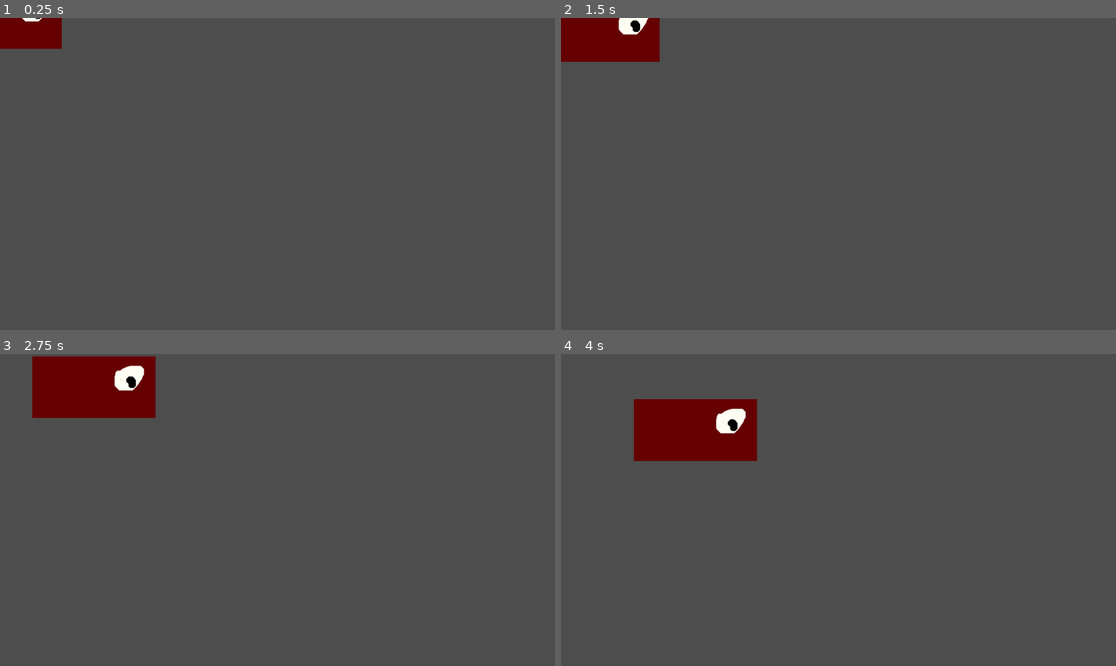
Above: before the commit, frames 1-4 (two rows, left to right).
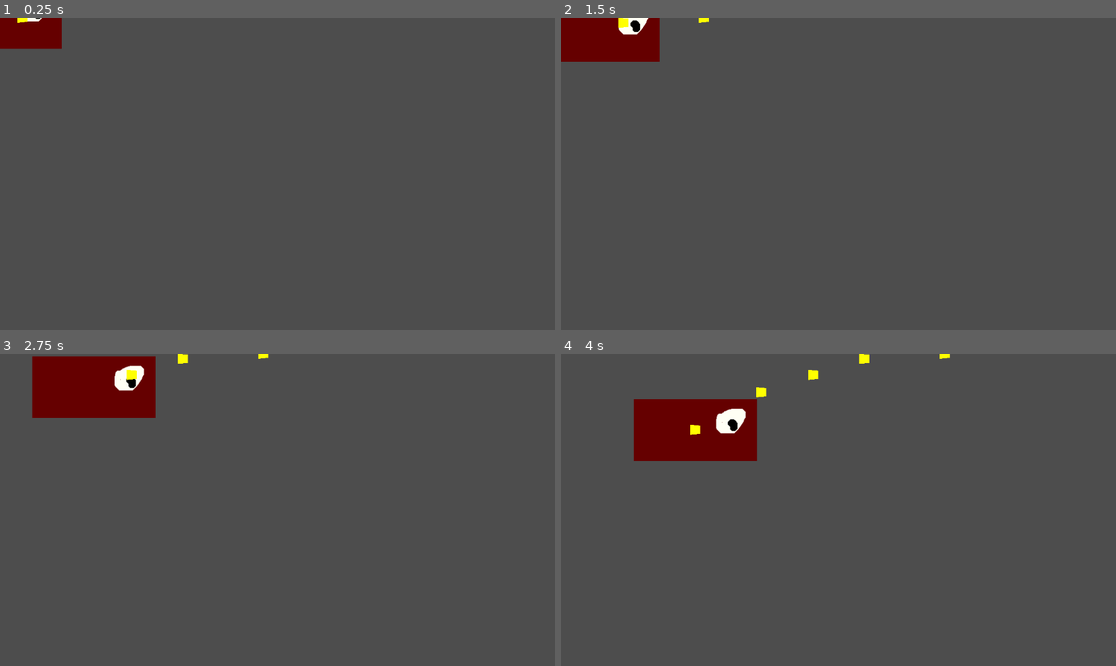
Above: after the commit, the same moments.

Repository: deutschundfranke/survivius
Game: Godot game, scene res://space.tscn
Two runs of this game, one before a commit and one after it. Both use one fixed random seed, a clock stepped at 60 frames per second and the inputs below.
Inputs (mouse positions are in pixels of both pictures, inside the frame that each line leads up to):
- Up to frame 1 (0.25 s): no input
- Up to frame 2 (1.5 s): tap Enter at 0.5 s; move the mouse to (960, 158) at 0.52 s; hold Up (up) 0.53-1.28 s; click (960, 158) at 0.67 s; move the mouse to (727, 189) at 1.27 s; hold Down (down) from 1.28 s (still down)
- Up to frame 3 (2.75 s): move the mouse to (333, 441) at 2.02 s; release Down (down) at 2.03 s; hold Up (up) from 2.03 s (still down)
- Up to frame 4 (4 s): move the mouse to (810, 572) at 2.77 s; click (810, 572) at 2.92 s; move the mouse to (1005, 556) at 3.52 s; release Up (up) at 3.53 s; hold Down (down) from 3.53 s (still down)

The runs differ from the first frame. In frame 1, less than 0.1% of the frame differs, in the area x 3-6%, y 0-2%; in frame 2, less than 0.1%; in frame 3, 0.1%; in frame 4, 0.3%, in the area x 23-71%, y 0-27%.

Commit message:
First weapons and music

Diff:
--- /dev/null
+++ b/Blaster.gd
@@ -0,0 +1,22 @@
+extends WeaponBase
+
+@export var shotDelay = 1.0
+@export var shotCooldown = 0.0
+
+var bulletScene: PackedScene
+
+# Called when the node enters the scene tree for the first time.
+func _ready():
+	bulletScene = load("res://blaster_bullet.tscn")
+
+# Called every frame. 'delta' is the elapsed time since the previous frame.
+func _process(delta):
+	if (self.firing):
+		shotCooldown -= delta
+		if (shotCooldown <= 0.0):
+			shotCooldown += shotDelay
+			# shoot!
+			print('Shoot!')
+			var newBullet = bulletScene.instantiate()
+			newBullet.position = self.global_position
+			self.find_parent("Space").add_child(newBullet)
--- /dev/null
+++ b/BlasterBullet.gd
@@ -0,0 +1,15 @@
+extends Node2D
+class_name BlasterBullet
+
+@export var speed = 200
+
+# Called when the node enters the scene tree for the first time.
+func _ready():
+	pass # Replace with function body.
+
+
+# Called every frame. 'delta' is the elapsed time since the previous frame.
+func _process(delta):
+	self.position.x += speed * delta
+	if (self.position.x > 1000):
+		self.queue_free()
--- a/Player.gd
+++ b/Player.gd
@@ -1,12 +1,15 @@
-extends Sprite2D
+extends Area2D
 
 @export var verticalOnly: bool
 @export var maxSpeed = 100
+@export var weapon: WeaponBase
+
 var targetPos: Vector2
 
 # Called when the node enters the scene tree for the first time.
 func _ready():
 	self.targetPos = self.position
+	self.weapon.startFiring()
 
 # Called every frame. 'delta' is the elapsed time since the previous frame.
 func _process(delta):
--- /dev/null
+++ b/blaster.tscn
@@ -0,0 +1,6 @@
+[gd_scene load_steps=2 format=3 uid="uid://cr64pafvf1loa"]
+
+[ext_resource type="Script" path="res://Blaster.gd" id="1_oeen7"]
+
+[node name="Blaster" type="Node2D"]
+script = ExtResource("1_oeen7")
--- /dev/null
+++ b/blaster_bullet.tscn
@@ -0,0 +1,17 @@
+[gd_scene load_steps=3 format=3 uid="uid://jvqq7crux527"]
+
+[ext_resource type="Script" path="res://BlasterBullet.gd" id="1_uc3ws"]
+
+[sub_resource type="RectangleShape2D" id="RectangleShape2D_1cblt"]
+
+[node name="BlasterBullet" type="Node2D"]
+script = ExtResource("1_uc3ws")
+
+[node name="Area2D" type="Area2D" parent="."]
+
+[node name="CollisionShape2D" type="CollisionShape2D" parent="Area2D"]
+shape = SubResource("RectangleShape2D_1cblt")
+
+[node name="Polygon2D" type="Polygon2D" parent="Area2D"]
+color = Color(1, 1, 0, 1)
+polygon = PackedVector2Array(-11, -11, -11, 10, 10, 8, 10, -9)
--- /dev/null
+++ b/player_ship.tscn
@@ -0,0 +1,16 @@
+[gd_scene load_steps=4 format=3 uid="uid://c6bu7wj88r5da"]
+
+[ext_resource type="Script" path="res://Player.gd" id="1_davmy"]
+[ext_resource type="Texture2D" uid="uid://curuje43x7u52" path="res://sprites/player.png" id="2_7gl6x"]
+
+[sub_resource type="RectangleShape2D" id="RectangleShape2D_x40vj"]
+size = Vector2(256, 128)
+
+[node name="PlayerShip" type="Area2D"]
+script = ExtResource("1_davmy")
+
+[node name="Sprite2D" type="Sprite2D" parent="."]
+texture = ExtResource("2_7gl6x")
+
+[node name="CollisionShape2D" type="CollisionShape2D" parent="."]
+shape = SubResource("RectangleShape2D_x40vj")
--- a/space.tscn
+++ b/space.tscn
@@ -1,14 +1,20 @@
-[gd_scene load_steps=4 format=3 uid="uid://coovny051e74p"]
+[gd_scene load_steps=5 format=3 uid="uid://coovny051e74p"]
 
-[ext_resource type="Texture2D" uid="uid://curuje43x7u52" path="res://sprites/player.png" id="1_5oc33"]
 [ext_resource type="Script" path="res://space.gd" id="1_qyus3"]
-[ext_resource type="Script" path="res://Player.gd" id="2_ppxa4"]
+[ext_resource type="PackedScene" uid="uid://c6bu7wj88r5da" path="res://player_ship.tscn" id="2_u5wji"]
+[ext_resource type="PackedScene" uid="uid://cr64pafvf1loa" path="res://blaster.tscn" id="3_q7msx"]
+[ext_resource type="AudioStream" uid="uid://svuu2u2an877" path="res://music/level1_loop.mp3" id="4_lkmhl"]
 
 [node name="Space" type="Node2D"]
 script = ExtResource("1_qyus3")
 
-[node name="Player" type="Sprite2D" parent="."]
-texture = ExtResource("1_5oc33")
-script = ExtResource("2_ppxa4")
+[node name="PlayerShip" parent="." node_paths=PackedStringArray("weapon") instance=ExtResource("2_u5wji")]
+weapon = NodePath("Blaster")
 
-[connection signal="clicked" from="." to="Player" method="setTargetPos"]
+[node name="Blaster" parent="PlayerShip" instance=ExtResource("3_q7msx")]
+
+[node name="BGMusic" type="AudioStreamPlayer" parent="."]
+stream = ExtResource("4_lkmhl")
+autoplay = true
+
+[connection signal="clicked" from="." to="PlayerShip" method="setTargetPos"]
--- /dev/null
+++ b/weapon_base.gd
@@ -0,0 +1,18 @@
+extends Node2D
+class_name WeaponBase
+
+var firing = false
+
+# Called when the node enters the scene tree for the first time.
+func _ready():
+	pass # Replace with function body.
+
+# Called every frame. 'delta' is the elapsed time since the previous frame.
+func _process(delta):
+	pass
+
+func startFiring():
+	firing = true
+
+func stopFiring():
+	firing = false
--- /dev/null
+++ b/weapon_base.tscn
@@ -0,0 +1,6 @@
+[gd_scene load_steps=2 format=3 uid="uid://s0dvya2elcbo"]
+
+[ext_resource type="Script" path="res://weapon_base.gd" id="1_fwm3l"]
+
+[node name="WeaponBase" type="Node2D"]
+script = ExtResource("1_fwm3l")
Not shown, added: music/level1_loop.mp3.import
